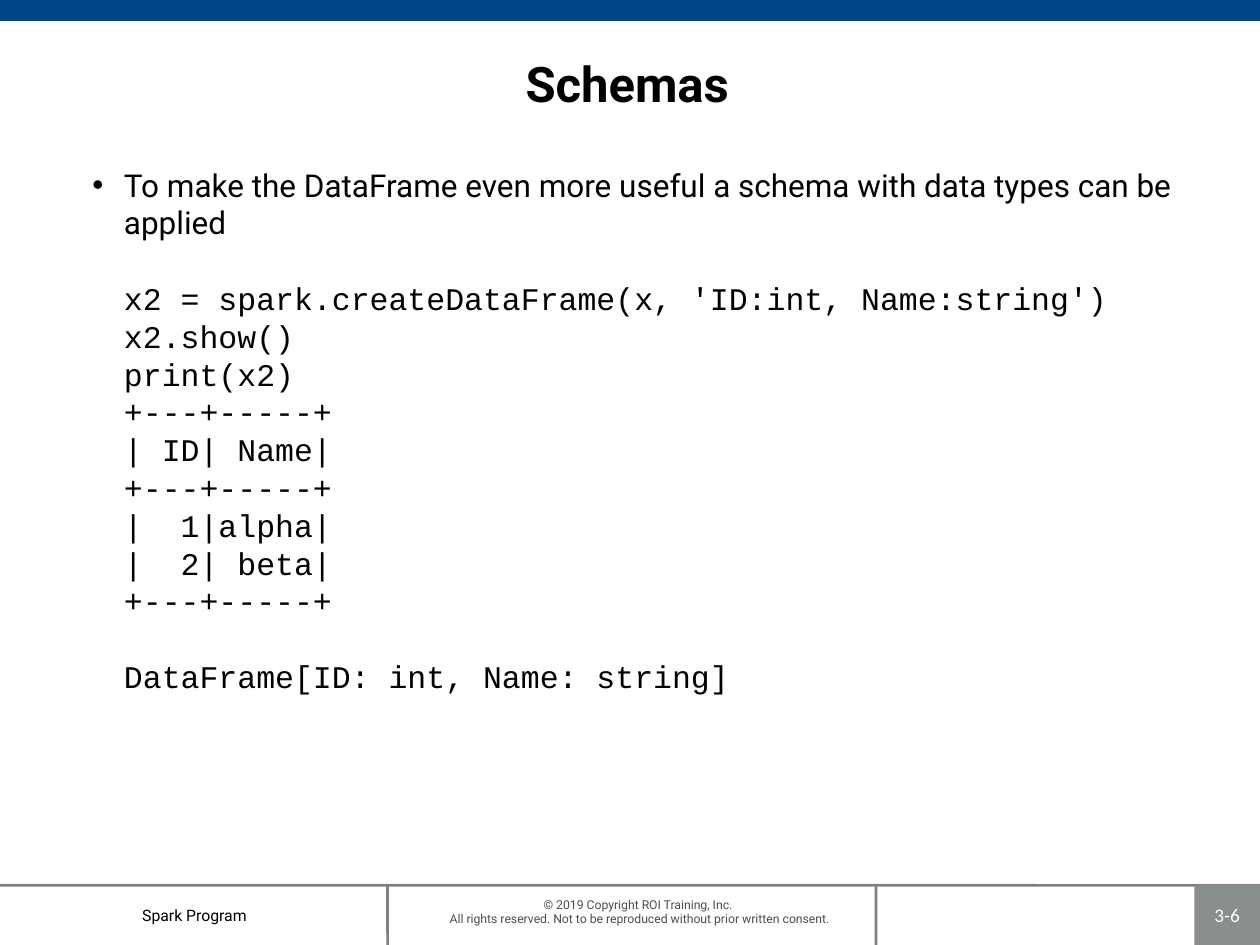
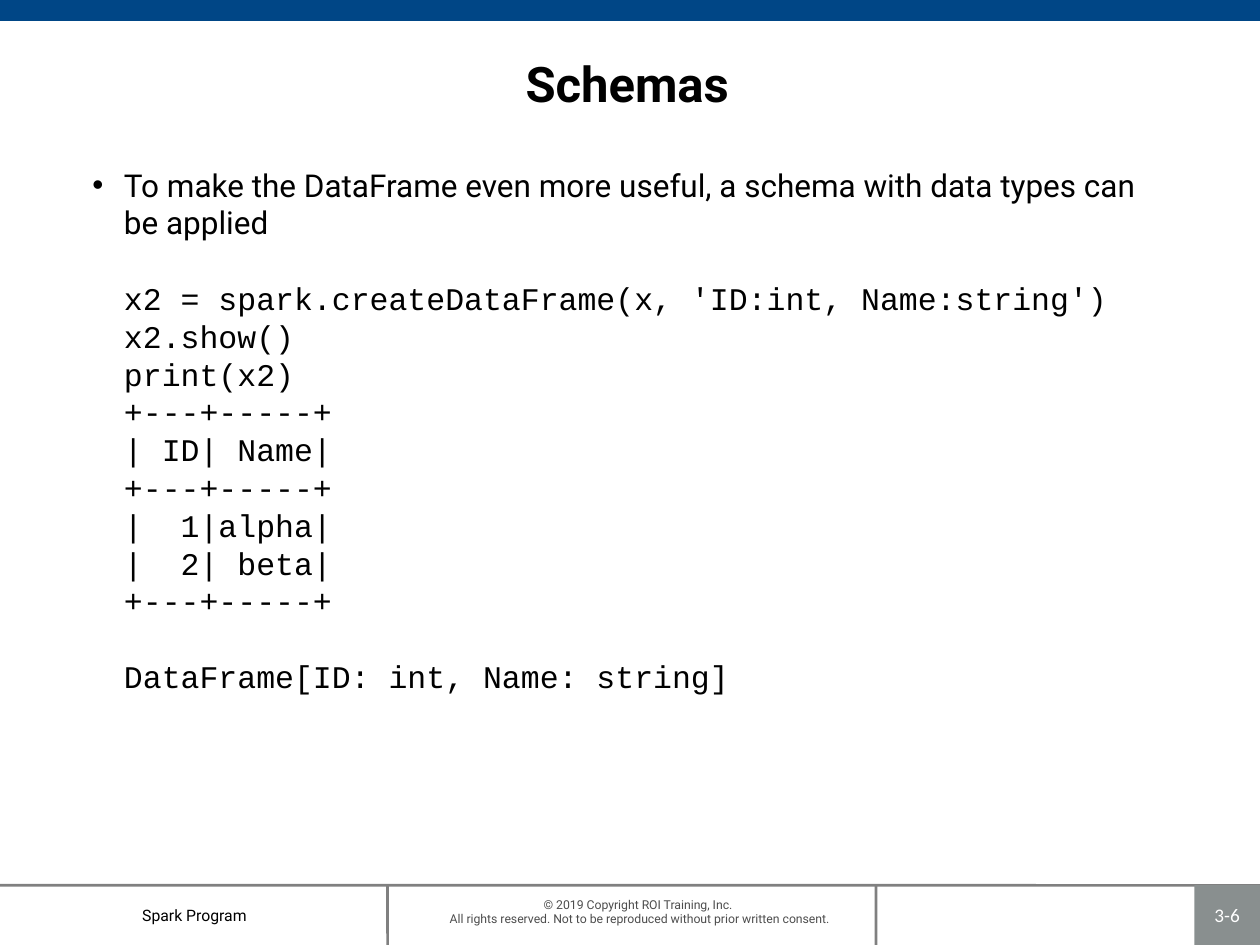
Before and after one commit to roitraining/SparkProgram, a slide deck: slide 6 of Day2/Ch03_DataFrames.pptx. Drawn at 1260x945 pixels with LibreOffice and Linux fonts; fonts in the diff are those of the drawing; background and template pictures are left out. Boxes give left, top, right and bottom in pixels: in the first picture for what was removed or moved away, otherwise in the second. Text is boxed around its words. In the diff, an @@ line names an element or a change of style, - is before the commit and + after.

```diff
--- a/Day2/Ch03_DataFrames.pptx
+++ b/Day2/Ch03_DataFrames.pptx
@@ text at (x1=124, y1=173, x2=1135, y2=695): text changed @@
-• To make the DataFrame even more useful a schema with data types can be applied
-  x2 = spark.createDataFrame(x, 'ID:int, Name:string')
-  x2.show()
-  print(x2)
-  +---+-----+
-  | ID| Name|
-  +---+-----+
-  | 1|alpha|
-  | 2| beta|
-  +---+-----+
-  DataFrame[ID: int, Name: string]
+• To make the DataFrame even more useful, a schema with data types can be applied
+  x2 = spark.createDataFrame(x, 'ID:int, Name:string')
+  x2.show()
+  print(x2)
+  +---+-----+
+  | ID| Name|
+  +---+-----+
+  | 1|alpha|
+  | 2| beta|
+  +---+-----+
+  DataFrame[ID: int, Name: string]
```
Also in this commit, not shown: 13 other slides changed, 1 other file.
